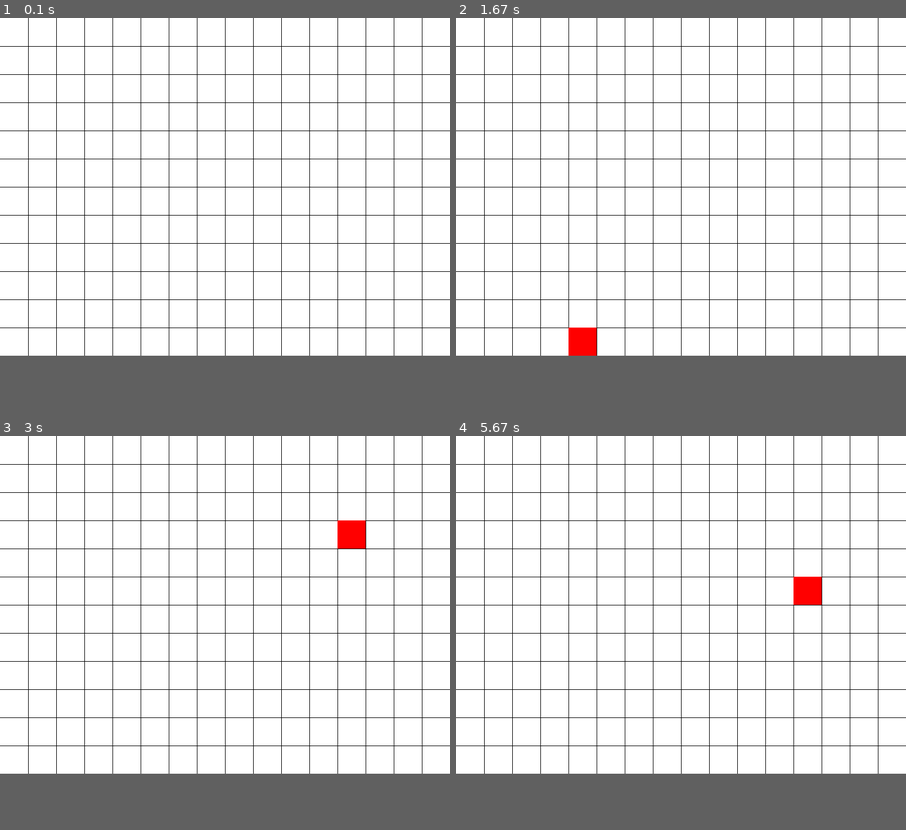
Above: before the commit, frames 1-4 (two rows, left to right).
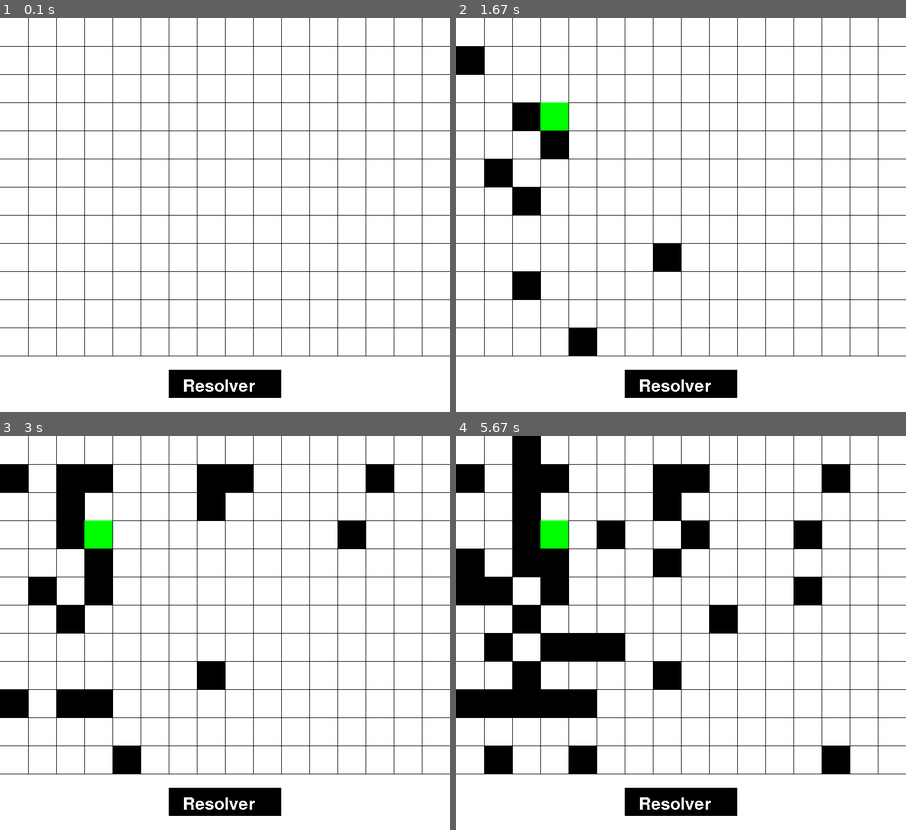
Above: after the commit, the same moments.

Repository: diego-garcia02/Prolog
Game: pygame game, started from 18_Algoritmo A/laberinto.py
Same seed, same stepped clock (60 frames per second), same inputs: the game is played once before the commit and once after it.
Inputs (mouse positions are in pixels of both pictures, inside the frame that each line leads up to):
- Up to frame 1 (0.1 s): no input
- Up to frame 2 (1.67 s): press the mouse at (555, 116) at 0.37 s; move the mouse to (546, 136) at 0.47 s; release the mouse at (541, 155) at 0.6 s; press the mouse at (528, 285) at 0.7 s; move the mouse to (528, 203) at 0.8 s; release the mouse at (528, 120) at 0.93 s; press the mouse at (496, 171) at 1.03 s; move the mouse to (672, 266) at 1.13 s; release the mouse at (852, 364) at 1.27 s; press the mouse at (469, 61) at 1.37 s; move the mouse to (528, 203) at 1.47 s; release the mouse at (582, 341) at 1.6 s
- Up to frame 3 (3 s): press the mouse at (72, 506) at 1.7 s; move the mouse to (85, 601) at 1.8 s; release the mouse at (99, 696) at 1.93 s; press the mouse at (72, 479) at 2.03 s; move the mouse to (229, 479) at 2.13 s; release the mouse at (391, 483) at 2.27 s; press the mouse at (13, 703) at 2.37 s; move the mouse to (108, 593) at 2.47 s; release the mouse at (207, 487) at 2.6 s; press the mouse at (99, 479) at 2.7 s; move the mouse to (216, 499) at 2.8 s; release the mouse at (337, 522) at 2.93 s
- Up to frame 4 (5.67 s): press the mouse at (528, 451) at 3.03 s; move the mouse to (622, 530) at 3.13 s; release the mouse at (717, 609) at 3.27 s; press the mouse at (469, 562) at 3.37 s; move the mouse to (528, 605) at 3.47 s; release the mouse at (586, 648) at 3.6 s; press the mouse at (496, 759) at 3.7 s; move the mouse to (600, 640) at 3.8 s; release the mouse at (703, 522) at 3.93 s; press the mouse at (496, 648) at 4.03 s; move the mouse to (505, 660) at 4.13 s; release the mouse at (519, 672) at 4.27 s; press the mouse at (496, 703) at 4.37 s; move the mouse to (519, 664) at 4.47 s; release the mouse at (537, 625) at 4.6 s; press the mouse at (469, 589) at 4.7 s; move the mouse to (658, 668) at 4.8 s; release the mouse at (847, 747) at 4.93 s; press the mouse at (528, 617) at 5.03 s; move the mouse to (555, 656) at 5.13 s; release the mouse at (586, 692) at 5.27 s; press the mouse at (528, 562) at 5.37 s; move the mouse to (672, 569) at 5.47 s; release the mouse at (816, 581) at 5.6 s
In our replay, the window is 800x600 before the commit and 800x700 after it. These sizes can differ from the game's own. Grey fills any space a smaller window leaves; there, only what the larger window draws over its background counts as a difference.

The runs differ from the first frame. In frame 1, 1.7% of the frame differs, in the area x 0-100%, y 85-97%; in frame 2, 5.6%; in frame 3, 10%; in frame 4, 18%, in the area x 0-100%, y 0-97%.

Commit message:
Graficas de datos de Phaser con Pygame

Diff:
--- a/18_Algoritmo A/laberinto.py
+++ b/18_Algoritmo A/laberinto.py
@@ -1,15 +1,13 @@
 import pygame
 import sys
-import time
 
 # Inicialización de Pygame
 pygame.init()
 
 # Tamaño de la ventana
-ANCHO, ALTO = 800, 600
+ANCHO, ALTO = 800, 700
 ventana = pygame.display.set_mode((ANCHO, ALTO))
 pygame.display.set_caption("Resolución de laberintos con el algoritmo A*")
-
 
 # Colores
 BLANCO = (255, 255, 255)
@@ -17,12 +15,113 @@
 AZUL = (0, 0, 255)
 NEGRO = (0,0,0)
 ROJO = (255,0,0)
-
+NARANJA = (244,67,11)
+
+directions =[(0,1),(1,0),(1,1),(-1,0),(0,-1),(-1,-1),(-1,1),(1,-1)]
+rect_inicial_coords = None
+rect_final_coords = None
 rect_inicial = None
 rect_final = None
+nodo_padre = None
+is_solving = False
+paredes = []
+paredes_coords = []
+h = {}
+g = {}
+g_ant = 0
+f = {}
+la = []
+lc = []
+#values = []
+solucion = []
+#farthest_neighbor = None
+pos= 0
+
+#def get_solution():
+     #final_node = lc.pop(-1)
+     #solucion.append(final_node)
+     #initial_node = lc.pop(0)
+     #values.append(final_node)
+     #for i in range(len(lc)-1,0,-1):
+          #for j,k in directions:
+             #if (lc[i][0] + j, lc[i][1] + k) == final_node:
+                    #final_node = lc[i]
+                    #values.append(final_node)
+                    #break
+     #values.pop(0)
+     #print(f"Values: {values}")
+     #print(f"Nodo inicial: {initial_node}")
+     #for i in range(len(values)-1,0,-1):
+           #for j,k in directions:
+               #if (values[i][0] + j, values[i][1] + k) == initial_node:
+                    #farthest_neighbor = values[i]
+                    #break
+     #print(farthest_neighbor)
+     #index = values.index(farthest_neighbor)
+     #solucion.extend(values[:index+1])
+
+
+
+
+
+     #print(f"Lista cerrada: {lc}")
+     #print(f"Solucion: {solucion} ")
+
+
+
+def get_smallest_item(f):
+     smallest_value = 500
+     returned_coord = (0,0)
+     for i,j in f.items():
+        if j < smallest_value:
+            smallest_value = j
+            returned_coord = i
+
+     return returned_coord
+
+
+def get_neighbors(rect_inicial_coords,paredes_coords):
+        for i,j in directions:
+            if rect_inicial_coords[0]+i >=0 and rect_inicial_coords[0]+i <=15 and rect_inicial_coords[1]+j >= 0 and rect_inicial_coords[1]+j <= 11 and (rect_inicial_coords[0]+i,rect_inicial_coords[1]+j) not in paredes_coords and (rect_inicial_coords[0]+i,rect_inicial_coords[1]+j) not in lc and (rect_inicial_coords[0]+i,rect_inicial_coords[1]+j) not in la:
+             la.append((rect_inicial_coords[0]+i,rect_inicial_coords[1]+j))
+        #print("Lista abierta: "+str(la))
+#Algoritmo para definir la f mas pequeña
+def get_smallest_f(rect_inicial_coords,rect_final_coords,g,h):
+    #print(la)
+    g_ant = g[rect_inicial_coords]
+    for i in la:
+         if (rect_inicial_coords[0] + 1,rect_inicial_coords[1]) == i or (rect_inicial_coords[0] - 1,rect_inicial_coords[1]) == i or (rect_inicial_coords[0],rect_inicial_coords[1]+1) == i or (rect_inicial_coords[0],rect_inicial_coords[1]-1) == i:
+              g_temp = 10
+
+         else:
+              g_temp = 14
+
+         g[i] = g_ant + g_temp
+         h[i] = abs(rect_final_coords[0]-i[0])*10 + abs(rect_final_coords[1]-i[1])*10
+         f[i] = h[i] + g[i]
+
+
+    #print(f)
+    return get_smallest_item(f)
+
+def solve(rect_inicial_coords,paredes_coords,rect_final_coords,g,h):
+      lc.append(rect_inicial_coords)
+      get_neighbors(rect_inicial_coords,paredes_coords)
+      la.remove(rect_inicial_coords)
+      rect_inicial_coords = get_smallest_f(rect_inicial_coords,rect_final_coords,g,h)
+
+      f.pop(rect_inicial_coords)
+      if rect_inicial_coords == rect_final_coords:
+           lc.append(rect_final_coords)
+           print(lc)
+
+      else:
+           solve(rect_inicial_coords,paredes_coords,rect_final_coords,g,h)
+
+
 
 # Fuente de texto
-fuente = pygame.font.SysFont(None, 55)
+fuente = pygame.font.SysFont(None, 45)
 
 # Ciclo principal
 while True:
@@ -30,7 +129,6 @@
         if event.type == pygame.QUIT:
             pygame.quit()
             sys.exit()
-
     # Rellenar la ventana
 
     ventana.fill(BLANCO)
@@ -41,31 +139,84 @@
 
     #Dibujar lineas verticales
     for i in range(16):
-        pygame.draw.line(ventana,NEGRO,((i+1)*50,0),((i+1)*50,800))
+        pygame.draw.line(ventana,NEGRO,((i+1)*50,0),((i+1)*50,600))
 
     #Dibujar cuadrado inicial
 
-    if pygame.mouse.get_pressed()[0]:
+    if pygame.mouse.get_pressed()[0] and rect_inicial == None:
         pos = pygame.mouse.get_pos()
         for i in range(16):
             for j in range(12):
                 if pos[0] >= i*50 and pos[0] <= (i+1)*50 and pos[1] >= j*50 and pos[1] <= (j+1)*50:
                     rect_inicial = pygame.Rect(i*50,j*50,50,50)
+                    rect_inicial_coords = (i,j)
+                    nodo_padre = rect_inicial_coords
+                    g[rect_inicial_coords] = 0
+                    la.append(rect_inicial_coords)
+                    #print(rect_inicial_coords)
+
 
     if rect_inicial != None:
         pygame.draw.rect(ventana,VERDE,rect_inicial)
 
-    #time.sleep(1000)
-
-    if pygame.mouse.get_pressed()[0] and rect_inicial != None:
-        pos = pygame.mouse.get_pos()
-        for i in range(16):
-            for j in range(12):
-                if pos[0] >= i*50 and pos[0] <= (i+1)*50 and pos[1] >= j*50 and pos[1] <= (j+1)*50:
-                    rect_final = pygame.Rect(i*50,j*50,50,50)
+    if rect_inicial != None and pygame.mouse.get_pressed()[0] and rect_final == None and pygame.mouse.get_pos() != pos:
+            pos = pygame.mouse.get_pos()
+            for i in range(16):
+                for j in range(12):
+                    if pos[0] >= i*50 and pos[0] <= (i+1)*50 and pos[1] >= j*50 and pos[1] <= (j+1)*50:
+                        rect_final = pygame.Rect(i*50,j*50,50,50)
+                        rect_final_coords = (i,j)
+                        #print(rect_final_coords)
 
     if rect_final != None:
-        pygame.draw.rect(ventana, ROJO, rect_final)
+        pygame.draw.rect(ventana,ROJO,rect_final)
+
+    #Dibujar las paredes
+    if pygame.mouse.get_pos() != pos and rect_final !=None and pygame.mouse.get_pressed()[0] and is_solving == False:
+           pos = pygame.mouse.get_pos()
+           for i in range(16):
+                for j in range(12):
+                    if pos[0] >= i*50 and pos[0] <= (i+1)*50 and pos[1] >= j*50 and pos[1] <= (j+1)*50:
+                        paredes.append(pygame.Rect(i*50,j*50,50,50))
+                        paredes_coords.append((i,j))
+
+    if paredes != []:
+        for i in paredes:
+            pygame.draw.rect(ventana,NEGRO,i)
+
+    #Creación del boton
+    pygame.draw.rect(ventana,NEGRO,(300,625,200,50))
+    superficie_texto = fuente.render("Resolver",False,BLANCO)
+
+    ventana.blit(superficie_texto,(325,640))
+
+    if pygame.mouse.get_pressed()[0] and pygame.mouse.get_pos()[0] >= 300 and pygame.mouse.get_pos()[0] <= 500 and pygame.mouse.get_pos()[1] >= 625 and pygame.mouse.get_pos()[1] <= 675 and len(la) == 1:
+            is_solving = True
+            solve(rect_inicial_coords,paredes_coords,rect_final_coords,g,h)
+            lc.pop(0)
+
+
+    for i in lc:
+         pygame.draw.rect(ventana,NARANJA,(i[0]*50,i[1]*50,50,50))
+
+    #Calcular la F a partir de la G y la H
+
+
+
+
+
+
+
+
+
+
+
+
+
+
+
+    #time.sleep(10)
+
 
 
     # Dibujar un rectángulo
--- /dev/null
+++ b/20_DecisionTree/ejemplo_phaser.py
@@ -0,0 +1,37 @@
+import pandas as pd
+from sklearn.model_selection import train_test_split
+from sklearn.tree import DecisionTreeClassifier, export_graphviz
+import graphviz
+
+# Cargar el dataset
+file_path = './19_Graficas/testphaser.csv'
+dataset = pd.read_csv(file_path)
+
+# Eliminar columnas innecesarias (como la vacía "Unnamed: 3")
+#dataset = dataset.drop(columns=['Unnamed: 3'])
+
+# Definir características (X) y etiquetas (y)
+X = dataset.iloc[:, :2]  # Las dos primeras columnas son las características
+y = dataset.iloc[:, 2]   # La tercera columna es la etiqueta
+
+# Dividir los datos en conjunto de entrenamiento y prueba
+X_train, X_test, y_train, y_test = train_test_split(X, y, test_size=0.2, random_state=42)
+
+# Crear el clasificador de Árbol de Decisión
+clf = DecisionTreeClassifier()
+
+# Entrenar el modelo
+clf.fit(X_train, y_train)
+
+# Exportar el árbol de decisión en formato DOT para su visualización
+dot_data = export_graphviz(clf, out_file=None,
+                           feature_names=['Feature 1', 'Feature 2'],
+                           class_names=['Clase 0', 'Clase 1'],
+                           filled=True, rounded=True,
+                           special_characters=True)
+
+# Crear el gráfico con graphviz
+graph = graphviz.Source(dot_data)
+
+# Mostrar el gráfico
+graph.view()
--- /dev/null
+++ b/22_Phaser/pygamesc/game.py
@@ -0,0 +1,246 @@
+import pygame
+import random
+
+# Inicializar Pygame
+pygame.init()
+
+# Dimensiones de la pantalla
+w, h = 800, 400
+pantalla = pygame.display.set_mode((w, h))
+pygame.display.set_caption("Juego: Disparo de Bala, Salto, Nave y Menú")
+
+# Colores
+BLANCO = (255, 255, 255)
+NEGRO = (0, 0, 0)
+
+# Variables del jugador, bala, nave, fondo, etc.
+jugador = None
+bala = None
+fondo = None
+nave = None
+menu = None
+
+# Variables de salto
+salto = False
+salto_altura = 15  # Velocidad inicial de salto
+gravedad = 1
+en_suelo = True
+
+# Variables de pausa y menú
+pausa = False
+fuente = pygame.font.SysFont('Arial', 24)
+menu_activo = True
+modo_auto = False  # Indica si el modo de juego es automático
+
+# Lista para guardar los datos de velocidad, distancia y salto (target)
+datos_modelo = []
+
+# Cargar las imágenes
+jugador_frames = [
+    pygame.image.load('assets/sprites/mono_frame_1.png'),
+    pygame.image.load('assets/sprites/mono_frame_2.png'),
+    pygame.image.load('assets/sprites/mono_frame_3.png'),
+    pygame.image.load('assets/sprites/mono_frame_4.png')
+]
+
+bala_img = pygame.image.load('assets/sprites/purple_ball.png')
+fondo_img = pygame.image.load('assets/game/fondo2.png')
+nave_img = pygame.image.load('assets/game/ufo.png')
+menu_img = pygame.image.load('assets/game/menu.png')
+
+# Escalar la imagen de fondo para que coincida con el tamaño de la pantalla
+fondo_img = pygame.transform.scale(fondo_img, (w, h))
+
+# Crear el rectángulo del jugador y de la bala
+jugador = pygame.Rect(50, h - 100, 32, 48)
+bala = pygame.Rect(w - 50, h - 90, 16, 16)
+nave = pygame.Rect(w - 100, h - 100, 64, 64)
+menu_rect = pygame.Rect(w // 2 - 135, h // 2 - 90, 270, 180)  # Tamaño del menú
+
+# Variables para la animación del jugador
+current_frame = 0
+frame_speed = 10  # Cuántos frames antes de cambiar a la siguiente imagen
+frame_count = 0
+
+# Variables para la bala
+velocidad_bala = -10  # Velocidad de la bala hacia la izquierda
+bala_disparada = False
+
+# Variables para el fondo en movimiento
+fondo_x1 = 0
+fondo_x2 = w
+
+# Función para disparar la bala
+def disparar_bala():
+    global bala_disparada, velocidad_bala
+    if not bala_disparada:
+        velocidad_bala = random.randint(-8, -3)  # Velocidad aleatoria negativa para la bala
+        bala_disparada = True
+
+# Función para reiniciar la posición de la bala
+def reset_bala():
+    global bala, bala_disparada
+    bala.x = w - 50  # Reiniciar la posición de la bala
+    bala_disparada = False
+
+# Función para manejar el salto
+def manejar_salto():
+    global jugador, salto, salto_altura, gravedad, en_suelo
+
+    if salto:
+        jugador.y -= salto_altura  # Mover al jugador hacia arriba
+        salto_altura -= gravedad  # Aplicar gravedad (reduce la velocidad del salto)
+
+        # Si el jugador llega al suelo, detener el salto
+        if jugador.y >= h - 100:
+            jugador.y = h - 100
+            salto = False
+            salto_altura = 15  # Restablecer la velocidad de salto
+            en_suelo = True
+
+# Función para actualizar el juego
+def update():
+    global bala, velocidad_bala, current_frame, frame_count, fondo_x1, fondo_x2
+
+    # Mover el fondo
+    fondo_x1 -= 1
+    fondo_x2 -= 1
+
+    # Si el primer fondo sale de la pantalla, lo movemos detrás del segundo
+    if fondo_x1 <= -w:
+        fondo_x1 = w
+
+    # Si el segundo fondo sale de la pantalla, lo movemos detrás del primero
+    if fondo_x2 <= -w:
+        fondo_x2 = w
+
+    # Dibujar los fondos
+    pantalla.blit(fondo_img, (fondo_x1, 0))
+    pantalla.blit(fondo_img, (fondo_x2, 0))
+
+    # Animación del jugador
+    frame_count += 1
+    if frame_count >= frame_speed:
+        current_frame = (current_frame + 1) % len(jugador_frames)
+        frame_count = 0
+
+    # Dibujar el jugador con la animación
+    pantalla.blit(jugador_frames[current_frame], (jugador.x, jugador.y))
+
+    # Dibujar la nave
+    pantalla.blit(nave_img, (nave.x, nave.y))
+
+    # Mover y dibujar la bala
+    if bala_disparada:
+        bala.x += velocidad_bala
+
+    # Si la bala sale de la pantalla, reiniciar su posición
+    if bala.x < 0:
+        reset_bala()
+
+    pantalla.blit(bala_img, (bala.x, bala.y))
+
+    # Colisión entre la bala y el jugador
+    if jugador.colliderect(bala):
+        print("Colisión detectada!")
+        reiniciar_juego()  # Terminar el juego y mostrar el menú
+
+# Función para guardar datos del modelo en modo manual
+def guardar_datos():
+    global jugador, bala, velocidad_bala, salto
+    distancia = abs(jugador.x - bala.x)
+    salto_hecho = 1 if salto else 0  # 1 si saltó, 0 si no saltó
+    # Guardar velocidad de la bala, distancia al jugador y si saltó o no
+    datos_modelo.append((velocidad_bala, distancia, salto_hecho))
+
+# Función para pausar el juego y guardar los datos
+def pausa_juego():
+    global pausa
+    pausa = not pausa
+    if pausa:
+        print("Juego pausado. Datos registrados hasta ahora:", datos_modelo)
+    else:
+        print("Juego reanudado.")
+
+# Función para mostrar el menú y seleccionar el modo de juego
+def mostrar_menu():
+    global menu_activo, modo_auto
+    pantalla.fill(NEGRO)
+    texto = fuente.render("Presiona 'A' para Auto, 'M' para Manual, o 'Q' para Salir", True, BLANCO)
+    pantalla.blit(texto, (w // 4, h // 2))
+    pygame.display.flip()
+
+    while menu_activo:
+        for evento in pygame.event.get():
+            if evento.type == pygame.QUIT:
+                pygame.quit()
+                exit()
+            if evento.type == pygame.KEYDOWN:
+                if evento.key == pygame.K_a:
+                    modo_auto = True
+                    menu_activo = False
+                elif evento.key == pygame.K_m:
+                    modo_auto = False
+                    menu_activo = False
+                elif evento.key == pygame.K_q:
+                    print("Juego terminado. Datos recopilados:", datos_modelo)
+                    pygame.quit()
+                    exit()
+
+# Función para reiniciar el juego tras la colisión
+def reiniciar_juego():
+    global menu_activo, jugador, bala, nave, bala_disparada, salto, en_suelo
+    menu_activo = True  # Activar de nuevo el menú
+    jugador.x, jugador.y = 50, h - 100  # Reiniciar posición del jugador
+    bala.x = w - 50  # Reiniciar posición de la bala
+    nave.x, nave.y = w - 100, h - 100  # Reiniciar posición de la nave
+    bala_disparada = False
+    salto = False
+    en_suelo = True
+    # Mostrar los datos recopilados hasta el momento
+    print("Datos recopilados para el modelo: ", datos_modelo)
+    mostrar_menu()  # Mostrar el menú de nuevo para seleccionar modo
+
+def main():
+    global salto, en_suelo, bala_disparada
+
+    reloj = pygame.time.Clock()
+    mostrar_menu()  # Mostrar el menú al inicio
+    correr = True
+
+    while correr:
+        for evento in pygame.event.get():
+            if evento.type == pygame.QUIT:
+                correr = False
+            if evento.type == pygame.KEYDOWN:
+                if evento.key == pygame.K_SPACE and en_suelo and not pausa:  # Detectar la tecla espacio para saltar
+                    salto = True
+                    en_suelo = False
+                if evento.key == pygame.K_p:  # Presiona 'p' para pausar el juego
+                    pausa_juego()
+                if evento.key == pygame.K_q:  # Presiona 'q' para terminar el juego
+                    print("Juego terminado. Datos recopilados:", datos_modelo)
+                    pygame.quit()
+                    exit()
+
+        if not pausa:
+            # Modo manual: el jugador controla el salto
+            if not modo_auto:
+                if salto:
+                    manejar_salto()
+                # Guardar los datos si estamos en modo manual
+                guardar_datos()
+
+            # Actualizar el juego
+            if not bala_disparada:
+                disparar_bala()
+            update()
+
+        # Actualizar la pantalla
+        pygame.display.flip()
+        reloj.tick(30)  # Limitar el juego a 30 FPS
+
+    pygame.quit()
+
+if __name__ == "__main__":
+    main()
--- /dev/null
+++ b/22_Phaser/pygamesc/grafica.py
@@ -0,0 +1,24 @@
+
+import pandas as pd
+import matplotlib.pyplot as plt
+from mpl_toolkits.mplot3d import Axes3D
+
+# Cargar los datos desde el CSV especificando que la primera fila es un encabezado
+df = pd.read_csv('/home/likcos/testphaser.csv', header=None, names=['x1', 'x2', 'target'], dtype=float)
+# Crear la figura 3D
+fig = plt.figure()
+ax = fig.add_subplot(111, projection='3d')
+# Graficar puntos con target=0
+ax.scatter(df[df['target'] == 0]['x1'], df[df['target'] == 0]['x2'], df[df['target'] == 0]['target'],
+           c='blue', marker='o', label='target=0')
+# Graficar puntos con target=1
+ax.scatter(df[df['target'] == 1]['x1'], df[df['target'] == 1]['x2'], df[df['target'] == 1]['target'],
+           c='red', marker='x', label='target=1')
+# Etiquetas de los ejes
+ax.set_xlabel('x1')
+ax.set_ylabel('x2')
+ax.set_zlabel('Target')
+# Mostrar leyenda
+ax.legend()
+# Mostrar el gráfico
+plt.show()
Binary file added: 22_Phaser/pygamesc/assets/game/fondo.jpg
Binary file added: 22_Phaser/pygamesc/assets/game/fondo.png
Binary file added: 22_Phaser/pygamesc/assets/game/fondo2.png
Binary file added: 22_Phaser/pygamesc/assets/game/menu.png
Binary file added: 22_Phaser/pygamesc/assets/game/ufo.png
Binary file added: 22_Phaser/pygamesc/assets/junks/cannon.png
Binary file added: 22_Phaser/pygamesc/assets/junks/dude.png
Binary file added: 22_Phaser/pygamesc/assets/junks/dude_1.png
Binary file added: 22_Phaser/pygamesc/assets/junks/player1.png
Binary file added: 22_Phaser/pygamesc/assets/sprites/altair.png
Binary file added: 22_Phaser/pygamesc/assets/sprites/altair2.png
Binary file added: 22_Phaser/pygamesc/assets/sprites/mono_frame_1.png
(and 14 more such lines)
